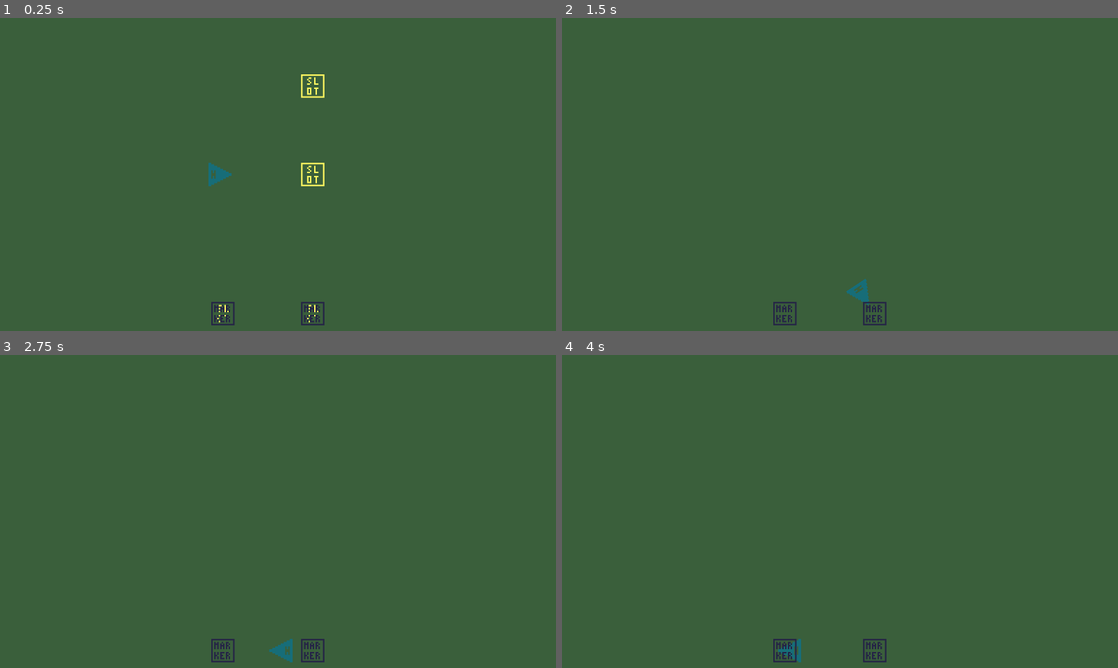
Above: before the commit, frames 1-4 (two rows, left to right).
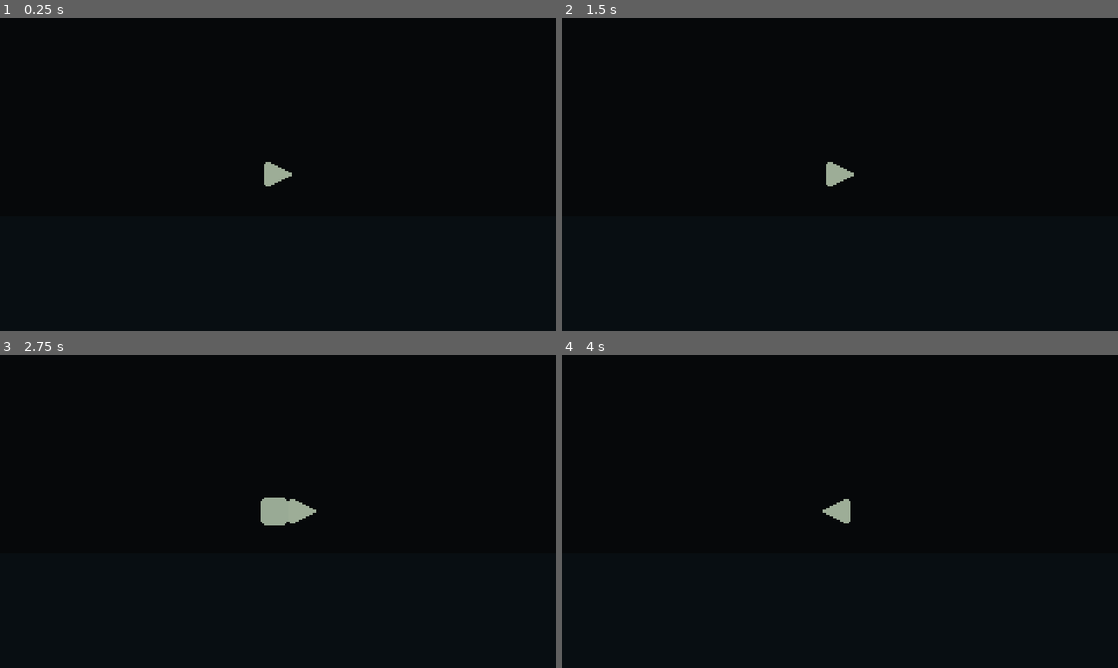
Above: after the commit, the same moments.

Repository: 95jonpet/ld52
Game: Godot game, scene res://main.tscn
The game is run twice, just before and just after one commit, with the same random seed, the same clock (stepped at 60 frames per second) and the same inputs.
Inputs (mouse positions are in pixels of both pictures, inside the frame that each line leads up to):
- Up to frame 1 (0.25 s): no input
- Up to frame 2 (1.5 s): tap Enter (ui_accept) at 0.5 s; drag from (873, 312) to (873, 174) at 0.52 s; drag from (784, 312) to (812, 237) at 1.27 s
- Up to frame 3 (2.75 s): move the mouse to (333, 442) at 2.02 s; hold D (move_right, bound only after the commit) from 2.03 s (still down); hold Enter (ui_accept) from 2.03 s (still down)
- Up to frame 4 (4 s): release D (move_right, bound only after the commit) at 2.75 s; release Enter (ui_accept) at 2.75 s; drag from (812, 574) to (784, 649) at 2.77 s; tap Enter (ui_accept) at 3.5 s; move the mouse to (1006, 558) at 3.52 s; hold A (move_left, bound only after the commit) from 3.53 s (still down); hold Enter (ui_accept) from 3.53 s (still down)

The runs differ from the first frame. In frame 1, 100% of the frame differs, in the area x 0-100%, y 0-100%; in frame 2, 100%; in frame 3, 100%; in frame 4, 100%.
Error before the commit: Parse Error: Annotation "@icon" must be at the top of the script, before "extends" and "class_name". (res://planning/marker/marker.gd:4)

Commit message:
Add drill

Diff:
--- /dev/null
+++ b/camera/camera.gd
@@ -0,0 +1,25 @@
+class_name Camera
+extends Camera2D
+
+
+@export var speed: float = 2.0
+@export_range(0.0, 1.0) var deadzone: float = 0.0
+
+@onready var target_position: Vector2 = global_position
+
+
+func _ready() -> void:
+	Events.drill_moved.connect(_on_drill_moved)
+
+
+func _physics_process(delta: float) -> void:
+	var old_position := global_position
+	var camera_position := global_position.lerp(target_position, 1.0 - deadzone)
+	global_position = global_position.lerp(camera_position, delta * speed)
+
+	if global_position != old_position:
+		Events.camera_moved.emit(self, old_position, global_position)
+
+
+func _on_drill_moved(_drill: Drill, _old_global_pos: Vector2, new_global_pos: Vector2) -> void:
+	target_position = new_global_pos
--- /dev/null
+++ b/camera/camera.tscn
@@ -0,0 +1,7 @@
+[gd_scene load_steps=2 format=3 uid="uid://bhsp3ddwne4rj"]
+
+[ext_resource type="Script" path="res://camera/camera.gd" id="1_f11y5"]
+
+[node name="Camera" type="Camera2D"]
+current = true
+script = ExtResource("1_f11y5")
--- /dev/null
+++ b/drill/drill.gd
@@ -0,0 +1,47 @@
+class_name Drill
+extends Node2D
+
+
+@onready var _head: DrillHead = $Head
+@onready var _body: Node2D = $Body
+var _body_nodes: Array[Node2D] = []
+
+@onready var body_scene: PackedScene = preload("res://drill/drill_body.tscn")
+
+@onready var drill_moved: AudioStream = preload("res://drill/drill_moved.wav")
+@onready var drill_blocked: AudioStream = preload("res://drill/drill_blocked.wav")
+
+
+func _create_body(global_pos: Vector2) -> void:
+	var node: Node2D = body_scene.instantiate()
+	node.global_position = global_pos
+	_body_nodes.push_back(node)
+	_body.add_child(node)
+
+
+func _on_head_move_requested(old_global_pos: Vector2, new_global_pos: Vector2) -> void:
+	# Allow the drill to be retracted.
+	var last_node: Node2D = _body_nodes.back() if not _body_nodes.is_empty() else null
+	if last_node and last_node.global_position == new_global_pos:
+		_body_nodes.pop_back()
+		last_node.queue_free()
+		_head.move_to_position(new_global_pos)
+		Events.drill_moved.emit(self, old_global_pos, new_global_pos)
+		AudioPlayer.play(drill_moved)
+
+		# Update rotation when retracting over a turn.
+		var next_last_node = _body_nodes.back() if not _body_nodes.is_empty() else null
+		if next_last_node:
+			_head.rotation = next_last_node.global_position.angle_to_point(new_global_pos)
+
+		return
+
+	# Don't move into colliding body.
+	if _body_nodes.any(func(node): return node.global_position == new_global_pos):
+		AudioPlayer.play(drill_blocked)
+		return
+
+	_create_body(old_global_pos)
+	_head.move_to_position(new_global_pos)
+	Events.drill_moved.emit(self, old_global_pos, new_global_pos)
+	AudioPlayer.play(drill_moved)
--- /dev/null
+++ b/drill/drill.tscn
@@ -0,0 +1,13 @@
+[gd_scene load_steps=3 format=3 uid="uid://pefwckejdvi0"]
+
+[ext_resource type="Script" path="res://drill/drill.gd" id="1_ikhwd"]
+[ext_resource type="PackedScene" uid="uid://bb5hph1aixo7e" path="res://drill/drill_head.tscn" id="1_il7aq"]
+
+[node name="Drill" type="Node2D"]
+script = ExtResource("1_ikhwd")
+
+[node name="Head" parent="." instance=ExtResource("1_il7aq")]
+
+[node name="Body" type="Node2D" parent="."]
+
+[connection signal="move_requested" from="Head" to="." method="_on_head_move_requested"]
--- /dev/null
+++ b/drill/drill_body.tscn
@@ -0,0 +1,8 @@
+[gd_scene load_steps=2 format=3 uid="uid://btmq56x60mtd2"]
+
+[ext_resource type="Texture2D" uid="uid://rl7g1xoavt84" path="res://drill/drill_body.png" id="1_ivax3"]
+
+[node name="DrillBbody" type="Node2D"]
+
+[node name="Sprite2D" type="Sprite2D" parent="."]
+texture = ExtResource("1_ivax3")
--- /dev/null
+++ b/drill/drill_head.gd
@@ -0,0 +1,41 @@
+class_name DrillHead
+extends CharacterBody2D
+
+
+signal move_requested(old_global_pos: Vector2, new_global_pos: Vector2)
+
+@onready var _ray: RayCast2D = $RayCast2D
+@onready var _sprite: Sprite2D = $Sprite2D
+
+
+func _input(event: InputEvent) -> void:
+	var move_direction := Vector2.ZERO
+
+	if event.is_action_pressed("move_left"):
+		move_direction += Vector2.LEFT
+	if event.is_action_pressed("move_right"):
+		move_direction += Vector2.RIGHT
+	if event.is_action_pressed("move_up"):
+		move_direction += Vector2.UP
+	if event.is_action_pressed("move_down"):
+		move_direction += Vector2.DOWN
+
+	# Diagonal movement is not allowed.
+	if move_direction.length() != 1:
+		return
+
+	var move_distance := _sprite.texture.get_size() * _sprite.scale
+	var new_global_pos := global_position + move_direction * move_distance
+
+	# Ensure that there is no collision.
+	_ray.target_position = to_local(new_global_pos)
+	_ray.force_raycast_update()
+	if _ray.is_colliding():
+		return
+
+	move_requested.emit(global_position, new_global_pos)
+
+
+func move_to_position(new_global_pos: Vector2) -> void:
+	rotation = global_position.angle_to_point(new_global_pos)
+	global_position = new_global_pos
--- /dev/null
+++ b/drill/drill_head.tscn
@@ -0,0 +1,21 @@
+[gd_scene load_steps=4 format=3 uid="uid://bb5hph1aixo7e"]
+
+[ext_resource type="Texture2D" uid="uid://ckhkgxkcdvj6p" path="res://drill/drill_head.png" id="1_23m2b"]
+[ext_resource type="Script" path="res://drill/drill_head.gd" id="1_a3xnk"]
+
+[sub_resource type="CircleShape2D" id="CircleShape2D_81oc1"]
+radius = 7.0
+
+[node name="DrillHead" type="CharacterBody2D"]
+collision_layer = 2
+script = ExtResource("1_a3xnk")
+
+[node name="Sprite2D" type="Sprite2D" parent="."]
+texture = ExtResource("1_23m2b")
+
+[node name="CollisionShape2D" type="CollisionShape2D" parent="."]
+shape = SubResource("CircleShape2D_81oc1")
+
+[node name="RayCast2D" type="RayCast2D" parent="."]
+target_position = Vector2(16, 0)
+collision_mask = 4
--- /dev/null
+++ b/game/game.tscn
@@ -0,0 +1,10 @@
+[gd_scene load_steps=3 format=3 uid="uid://pwx4kaeq5fg3"]
+
+[ext_resource type="PackedScene" uid="uid://bhsp3ddwne4rj" path="res://camera/camera.tscn" id="1_seqrl"]
+[ext_resource type="PackedScene" uid="uid://rt8cb7dcdl6s" path="res://levels/level.tscn" id="2_y1sil"]
+
+[node name="Game" type="Node2D"]
+
+[node name="Camera" parent="." instance=ExtResource("1_seqrl")]
+
+[node name="Level" parent="." instance=ExtResource("2_y1sil")]
--- a/global/audio_player.gd
+++ b/global/audio_player.gd
@@ -5,7 +5,7 @@
 ## This node is typically global and autoloaded.
 
 
-const STREAM_COUNT: int = 8
+const STREAM_COUNT: int = 7  # One less than total streams.
 const AUDIO_BUS: String = "Sound"
 
 var _available: Array[AudioStreamPlayer] = []
@@ -15,7 +15,7 @@
 func _ready() -> void:
 	process_mode = Node.PROCESS_MODE_ALWAYS  # Play audio even when paused.
 
-	for i in range(0, STREAM_COUNT - 1):
+	for i in range(0, STREAM_COUNT):
 		var player := AudioStreamPlayer.new()
 		add_child(player)
 		_available.append(player)
--- a/global/events.gd
+++ b/global/events.gd
@@ -1,3 +1,9 @@
 extends Node
 
 signal planning_completed()
+
+signal camera_moved(camera: Camera, old_global_pos: Vector2, new_global_pos: Vector2)
+
+signal drill_moved(drill: Drill, old_global_pos: Vector2, new_global_pos: Vector2)
+
+signal mineral_drilled(mineral: Node2D)
--- a/levels/level.gd
+++ b/levels/level.gd
@@ -1,27 +1,35 @@
 class_name Level
 extends Node2D
-
-enum PlanItem {
-	Move,
-	Wait,
-}
 
 @export var level_name: String = ""
 @export_multiline var description: String = ""
 
-@export var plan: Array[PlanItem] = []
+@onready var _borders: Node2D = $Borders
+@onready var _rocks: Node2D = $Rocks
 
-@onready var _harvester: Harvester = $Harvester
+@onready var border_scene = preload("res://minerals/border/border.tscn")
+@onready var rock_scene = preload("res://minerals/rock/rock.tscn")
+
+
+func _ready() -> void:
+	var grid_size := 16
+	var max_depth := grid_size * 64
+
+	# Generate borders.
+	for x in [grid_size * -12, grid_size * -11, grid_size * 11, grid_size * 12]:
+		for y in range(0, max_depth, grid_size):
+			var border: Node2D = border_scene.instantiate()
+			border.position = Vector2(x, y)
+			_borders.add_child(border)
+
+	# Generate rock.
+	for x in range(grid_size * -10, grid_size * 10 + 1, grid_size):
+		for y in range(grid_size * 2, max_depth, grid_size):
+			var rock: Node2D = rock_scene.instantiate()
+			rock.position = Vector2(x, y)
+			_rocks.add_child(rock)
 
 
 func _input(event: InputEvent) -> void:
-	if event.is_action_pressed("ui_accept"):
-		start_level()
 	if event.is_action_pressed("ui_text_backspace"):
 		get_tree().reload_current_scene()
-
-
-func start_level() -> void:
-	Events.planning_completed.emit()
-	var markers := get_tree().get_nodes_in_group("Markers")
-	_harvester.play_marker_sequence(markers)
--- a/levels/level.tscn
+++ b/levels/level.tscn
@@ -1,35 +1,13 @@
-[gd_scene load_steps=5 format=3 uid="uid://rt8cb7dcdl6s"]
+[gd_scene load_steps=3 format=3 uid="uid://rt8cb7dcdl6s"]
 
-[ext_resource type="PackedScene" uid="uid://bpc6lp6yfyspt" path="res://robots/harvester/harvester.tscn" id="1_2n8hu"]
 [ext_resource type="Script" path="res://levels/level.gd" id="1_8suof"]
-[ext_resource type="PackedScene" uid="uid://cr7crsrmpjsxh" path="res://planning/slot/slot.tscn" id="1_f3gjq"]
-[ext_resource type="PackedScene" uid="uid://c8l8d0pfs1tmr" path="res://planning/marker/marker.tscn" id="2_3jysm"]
+[ext_resource type="PackedScene" uid="uid://pefwckejdvi0" path="res://drill/drill.tscn" id="2_h2f4y"]
 
 [node name="Level" type="Node2D"]
 script = ExtResource("1_8suof")
-plan = [0]
 
-[node name="Harvester" parent="." instance=ExtResource("1_2n8hu")]
-position = Vector2(-40, 0)
+[node name="Drill" parent="." instance=ExtResource("2_h2f4y")]
 
-[node name="Grid" type="Node2D" parent="."]
+[node name="Borders" type="Node2D" parent="."]
 
-[node name="Slot4" parent="Grid" instance=ExtResource("1_f3gjq")]
-position = Vector2(24, 0)
-
-[node name="Slot5" parent="Grid" instance=ExtResource("1_f3gjq")]
-position = Vector2(24, -61)
-
-[node name="PlanningSlots" type="Node2D" parent="."]
-
-[node name="Slot2" parent="PlanningSlots" instance=ExtResource("1_f3gjq")]
-position = Vector2(24, 96)
-
-[node name="Marker2" parent="PlanningSlots" instance=ExtResource("2_3jysm")]
-position = Vector2(24, 96)
-
-[node name="Slot3" parent="PlanningSlots" instance=ExtResource("1_f3gjq")]
-position = Vector2(-38, 96)
-
-[node name="Marker3" parent="PlanningSlots" instance=ExtResource("2_3jysm")]
-position = Vector2(-38, 96)
+[node name="Rocks" type="Node2D" parent="."]
--- /dev/null
+++ b/main.gd
@@ -0,0 +1,15 @@
+class_name Main
+extends Node
+
+
+@onready var _viewport_container: SubViewportContainer = $SubViewportContainer
+
+
+func _ready() -> void:
+	Events.camera_moved.connect(_on_camera_moved)
+
+
+func _on_camera_moved(camera: Camera, _old_pos: Vector2, new_pos: Vector2) -> void:
+	var subpixel_position = new_pos.round() - new_pos
+	camera.global_position = new_pos.round()
+	_viewport_container.material.set_shader_parameter("camera_offset", subpixel_position)
--- a/main.tscn
+++ b/main.tscn
@@ -1,11 +1,38 @@
-[gd_scene load_steps=2 format=3 uid="uid://48h3wxixra"]
+[gd_scene load_steps=5 format=3 uid="uid://48h3wxixra"]
 
-[ext_resource type="PackedScene" uid="uid://rt8cb7dcdl6s" path="res://levels/level.tscn" id="1_voirp"]
+[ext_resource type="Script" path="res://main.gd" id="1_8cthv"]
+[ext_resource type="PackedScene" uid="uid://pwx4kaeq5fg3" path="res://game/game.tscn" id="1_vqyok"]
 
-[node name="Main" type="Node2D"]
+[sub_resource type="Shader" id="Shader_6shk1"]
+code = "shader_type canvas_item;
 
-[node name="Camera" type="Camera2D" parent="."]
-current = true
-zoom = Vector2(4, 4)
+uniform vec2 camera_offset = vec2(0.0, 0.0);
 
-[node name="Level" parent="." instance=ExtResource("1_voirp")]
+void vertex() {
+	VERTEX += camera_offset;
+}
+"
+
+[sub_resource type="ShaderMaterial" id="ShaderMaterial_t8tpl"]
+shader = SubResource("Shader_6shk1")
+shader_parameter/camera_offset = Vector2(0, 0)
+
+[node name="Main" type="Node"]
+script = ExtResource("1_8cthv")
+
+[node name="SubViewportContainer" type="SubViewportContainer" parent="."]
+material = SubResource("ShaderMaterial_t8tpl")
+anchors_preset = 15
+anchor_right = 1.0
+anchor_bottom = 1.0
+grow_horizontal = 2
+grow_vertical = 2
+stretch = true
+stretch_shrink = 4
+
+[node name="SubViewport" type="SubViewport" parent="SubViewportContainer"]
+handle_input_locally = false
+size = Vector2i(320, 180)
+render_target_update_mode = 4
+
+[node name="Game" parent="SubViewportContainer/SubViewport" instance=ExtResource("1_vqyok")]
--- /dev/null
+++ b/minerals/border/border.tscn
@@ -0,0 +1,16 @@
+[gd_scene load_steps=3 format=3 uid="uid://drp4h5u2oxuvk"]
+
+[ext_resource type="Texture2D" uid="uid://23xl80ml4jxw" path="res://minerals/border/border.png" id="1_jc3fr"]
+
+[sub_resource type="RectangleShape2D" id="RectangleShape2D_4watk"]
+size = Vector2(15, 15)
+
+[node name="Border" type="StaticBody2D"]
+collision_layer = 5
+collision_mask = 5
+
+[node name="Sprite2D" type="Sprite2D" parent="."]
+texture = ExtResource("1_jc3fr")
+
+[node name="CollisionShape2D" type="CollisionShape2D" parent="."]
+shape = SubResource("RectangleShape2D_4watk")
--- /dev/null
+++ b/minerals/placeholder.gd
@@ -0,0 +1,10 @@
+extends Node2D
+
+
+func _ready() -> void:
+	Events.drill_moved.connect(_on_drill_moved)
+
+
+func _on_drill_moved(_drill: Drill, _old_global_pos: Vector2, new_global_pos: Vector2) -> void:
+	if global_position == new_global_pos:
+		queue_free()
--- /dev/null
+++ b/minerals/placeholder.tscn
@@ -0,0 +1,10 @@
+[gd_scene load_steps=3 format=3 uid="uid://br0hefqpa4lsr"]
+
+[ext_resource type="Script" path="res://minerals/placeholder.gd" id="1_b52ju"]
+[ext_resource type="Texture2D" uid="uid://d64tx5xt2581" path="res://minerals/placeholder.png" id="1_hwras"]
+
+[node name="Placeholder" type="Node2D"]
+script = ExtResource("1_b52ju")
+
+[node name="Sprite2D" type="Sprite2D" parent="."]
+texture = ExtResource("1_hwras")
--- /dev/null
+++ b/minerals/rock/rock.gd
@@ -0,0 +1,13 @@
+class_name Rock
+extends StaticBody2D
+
+
+func _ready() -> void:
+	Events.drill_moved.connect(_on_drill_moved)
+
+
+func _on_drill_moved(_drill: Drill, _old_global_pos: Vector2, new_global_pos: Vector2) -> void:
+	if global_position != new_global_pos:
+		return
+
+	queue_free()
--- /dev/null
+++ b/minerals/rock/rock.tscn
@@ -0,0 +1,17 @@
+[gd_scene load_steps=4 format=3 uid="uid://cqfvhtang8bcn"]
+
+[ext_resource type="Script" path="res://minerals/rock/rock.gd" id="1_g75kt"]
+[ext_resource type="Texture2D" uid="uid://ca5pddjjygwow" path="res://minerals/rock/rock.png" id="1_pn3r8"]
+
+[sub_resource type="RectangleShape2D" id="RectangleShape2D_g6uak"]
+size = Vector2(15, 15)
+
+[node name="Rock" type="StaticBody2D"]
+collision_mask = 5
+script = ExtResource("1_g75kt")
+
+[node name="Sprite2D" type="Sprite2D" parent="."]
+texture = ExtResource("1_pn3r8")
+
+[node name="CollisionShape2D" type="CollisionShape2D" parent="."]
+shape = SubResource("RectangleShape2D_g6uak")
--- a/project.godot
+++ b/project.godot
@@ -9,10 +9,25 @@
 config_version=5
 
 _global_script_classes=[{
+"base": "Camera2D",
+"class": &"Camera",
+"language": &"GDScript",
+"path": "res://camera/camera.gd"
+}, {
 "base": "Area2D",
 "class": &"Draggable",
 "language": &"GDScript",
 "path": "res://common/draggable.gd"
+}, {
+"base": "Node2D",
+"class": &"Drill",
+"language": &"GDScript",
+"path": "res://drill/drill.gd"
+}, {
+"base": "CharacterBody2D",
+"class": &"DrillHead",
+"language": &"GDScript",
+"path": "res://drill/drill_head.gd"
 }, {
 "base": "Area2D",
 "class": &"DropArea",
@@ -29,10 +44,20 @@
 "language": &"GDScript",
 "path": "res://levels/level.gd"
 }, {
+"base": "Node",
+"class": &"Main",
+"language": &"GDScript",
+"path": "res://main.gd"
+}, {
 "base": "Draggable",
 "class": &"Marker",
 "language": &"GDScript",
 "path": "res://planning/marker/marker.gd"
+}, {
+"base": "StaticBody2D",
+"class": &"Rock",
+"language": &"GDScript",
+"path": "res://minerals/rock/rock.gd"
 }, {
 "base": "DropArea",
 "class": &"Slot",
@@ -40,11 +65,16 @@
 "path": "res://planning/slot/slot.gd"
 }]
 _global_script_class_icons={
+"Camera": "",
 "Draggable": "",
+"Drill": "",
+"DrillHead": "",
 "DropArea": "",
 "Harvester": "",
 "Level": "",
+"Main": "",
 "Marker": "res://planning/marker/marker.png",
+"Rock": "",
 "Slot": ""
 }
 
@@ -66,10 +96,10 @@
 
 [display]
 
-window/size/viewport_width=1536
-window/size/viewport_height=864
+window/size/viewport_width=1280
+window/size/viewport_height=720
 window/size/resizable=false
-window/stretch/mode="viewport"
+window/stretch/mode="canvas_items"
 
 [input]
 
@@ -78,8 +108,38 @@
 "events": [Object(InputEventMouseButton,"resource_local_to_scene":false,"resource_name":"","device":-1,"window_id":0,"a …(236 unchanged characters)…
 ]
 }
+move_left={
+"deadzone": 0.5,
+"events": [Object(InputEventKey,"resource_local_to_scene":false,"resource_name":"","device":0,"window_id":0,"alt_pressed":false,"shift_pressed":false,"ctrl_pressed":false,"meta_pressed":false,"pressed":false,"keycode":0,"physical_keycode":65,"unicode":0,"echo":false,"script":null)
+, Object(InputEventKey,"resource_local_to_scene":false,"resource_name":"","device":0,"window_id":0,"alt_pressed":false,"shift_pressed":false,"ctrl_pressed":false,"meta_pressed":false,"pressed":false,"keycode":0,"physical_keycode":4194319,"unicode":0,"echo":false,"script":null)
+]
+}
+move_right={
+"deadzone": 0.5,
+"events": [Object(InputEventKey,"resource_local_to_scene":false,"resource_name":"","device":0,"window_id":0,"alt_pressed":false,"shift_pressed":false,"ctrl_pressed":false,"meta_pressed":false,"pressed":false,"keycode":0,"physical_keycode":68,"unicode":0,"echo":false,"script":null)
+, Object(InputEventKey,"resource_local_to_scene":false,"resource_name":"","device":0,"window_id":0,"alt_pressed":false,"shift_pressed":false,"ctrl_pressed":false,"meta_pressed":false,"pressed":false,"keycode":0,"physical_keycode":4194321,"unicode":0,"echo":false,"script":null)
+]
+}
+move_up={
+"deadzone": 0.5,
+"events": [Object(InputEventKey,"resource_local_to_scene":false,"resource_name":"","device":0,"window_id":0,"alt_pressed":false,"shift_pressed":false,"ctrl_pressed":false,"meta_pressed":false,"pressed":false,"keycode":0,"physical_keycode":87,"unicode":0,"echo":false,"script":null)
+, Object(InputEventKey,"resource_local_to_scene":false,"resource_name":"","device":0,"window_id":0,"alt_pressed":false,"shift_pressed":false,"ctrl_pressed":false,"meta_pressed":false,"pressed":false,"keycode":0,"physical_keycode":4194320,"unicode":0,"echo":false,"script":null)
+]
+}
+move_down={
+"deadzone": 0.5,
+"events": [Object(InputEventKey,"resource_local_to_scene":false,"resource_name":"","device":0,"window_id":0,"alt_pressed":false,"shift_pressed":false,"ctrl_pressed":false,"meta_pressed":false,"pressed":false,"keycode":0,"physical_keycode":83,"unicode":0,"echo":false,"script":null)
+, Object(InputEventKey,"resource_local_to_scene":false,"resource_name":"","device":0,"window_id":0,"alt_pressed":false,"shift_pressed":false,"ctrl_pressed":false,"meta_pressed":false,"pressed":false,"keycode":0,"physical_keycode":4194322,"unicode":0,"echo":false,"script":null)
+]
+}
+
+[layer_names]
+
+2d_physics/layer_1="World"
+2d_physics/layer_2="Player"
+2d_physics/layer_3="Obstruction"
 
 [rendering]
 
-environment/defaults/default_clear_color=Color(0.227451, 0.372549, 0.231373, 1)
+environment/defaults/default_clear_color=Color(0.0235294, 0.0313726, 0.0392157, 1)
 textures/canvas_textures/default_texture_filter=0
--- a/settings/audio_bus_layout.tres
+++ b/settings/audio_bus_layout.tres
@@ -5,5 +5,11 @@
 bus/1/solo = false
 bus/1/mute = false
 bus/1/bypass_fx = false
-bus/1/volume_db = 0.0
+bus/1/volume_db = -3.04954
 bus/1/send = &"Master"
+bus/2/name = &"Music"
+bus/2/solo = false
+bus/2/mute = false
+bus/2/bypass_fx = false
+bus/2/volume_db = -8.00903
+bus/2/send = &"Master"
Not shown, added: drill/drill_blocked.wav.import
Not shown, added: drill/drill_blocked_old.wav.import
Binary file added: drill/drill_body.png
Not shown, added: drill/drill_body.png.import
Binary file added: drill/drill_head.png
Not shown, added: drill/drill_head.png.import
Not shown, added: drill/drill_moved.wav.import
Not shown, added: drill/drill_moved_old.wav.import
Not shown, added: drill/drill_powerup.wav.import
Binary file added: minerals/border/border.png
Not shown, added: minerals/border/border.png.import
Binary file added: minerals/placeholder.png
(and 8 more such lines)
